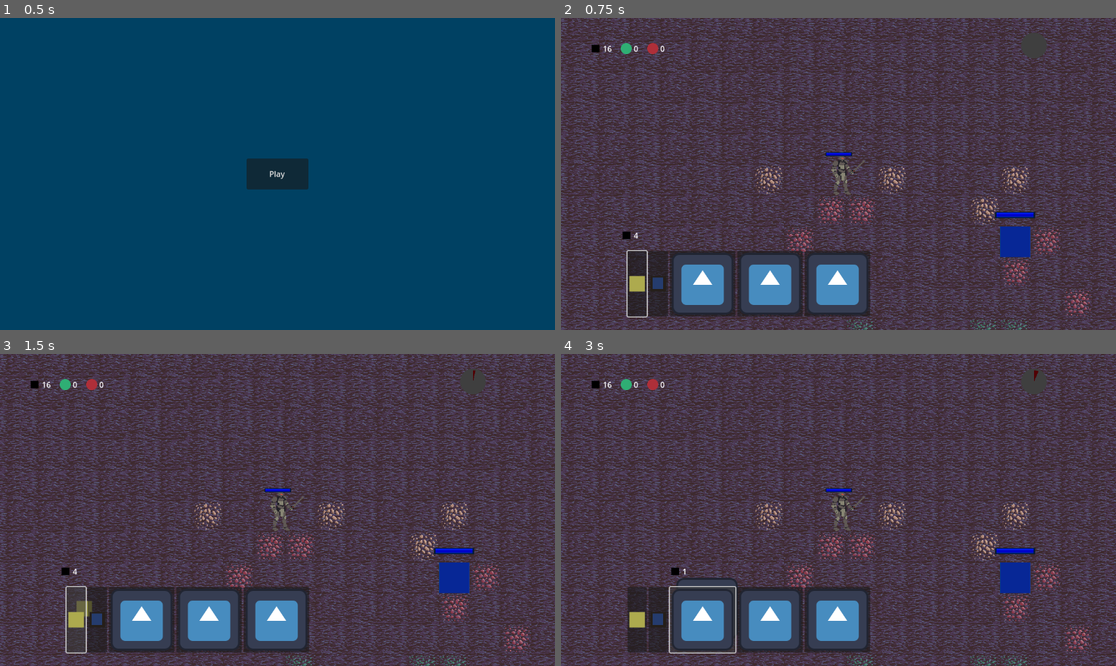
Above: before the commit, frames 1-4 (two rows, left to right).
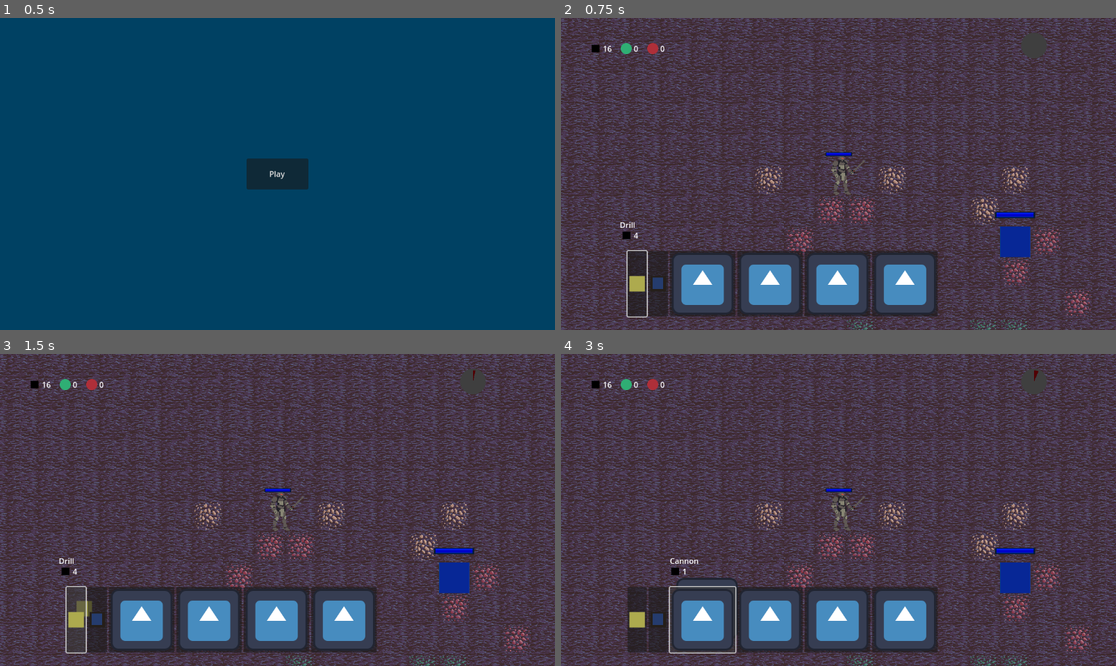
Above: after the commit, the same moments.

Repository: Schmo103/Euclid
Game: Godot game, scene res://menu/menu.tscn
The game is run twice, just before and just after one commit, with the same random seed, the same clock (stepped at 60 frames per second) and the same inputs. The engine's default icon, where the game draws it, is replaced by a stand-in: a white triangle on a blue panel in a dark square.
Inputs (mouse positions are in pixels of both pictures, inside the frame that each line leads up to):
- Up to frame 1 (0.5 s): no input
- Up to frame 2 (0.75 s): click "Play" at 0.5 s
- Up to frame 3 (1.5 s): click (77, 619) at 1.27 s
- Up to frame 4 (3 s): click (638, 619) at 2 s, where only the run after the commit has a clickable "Drill"; click (705, 619) at 2.77 s

Frame 1 is identical in both runs. In frame 2, 1.9% of the frame differs, in the area x 10-68%, y 65-96%; in frame 3, 1.9%; in frame 4, 2.0%, in the area x 19-68%, y 65-96%.

Commit message:
Added shock towers and made so tower menu displays tower name

Diff:
--- a/Euclid/building_system/building_gui/building_gui.tscn
+++ b/Euclid/building_system/building_gui/building_gui.tscn
@@ -23,5 +23,5 @@
 offset_top = 484.0
 offset_right = 147.0
 offset_bottom = 484.0
-columns = 5
+columns = 10
 script = ExtResource("3_1oh66")
--- a/Euclid/building_system/building_gui/tower_display.gd
+++ b/Euclid/building_system/building_gui/tower_display.gd
@@ -13,9 +13,11 @@
 	if tower_stats != null:
 		icon = tower_stats.menu_icon
 		name = tower_stats.name
+		$NameLabel.text = tower_stats.name
 	set_up_price_display()
 	commodity_display_manager.visible = false
 	get_parent().ready.connect(_on_parent_ready)
+	$NameLabel.visible = false
 
 
 #tells building_gui that it was pressed
@@ -32,12 +34,17 @@
 	commodity_display_manager.visible = b
 
 
+func set_name_visible(b : bool) -> void:
+	$NameLabel.visible = b
+
+
 func set_up_price_display() -> void:
 	commodity_display_manager.set_commodities_to_price(tower_stats.price)
 
 
 func update_size_dependant_properties() -> void:
 	commodity_display_manager.position.x = -commodity_display_manager.size.x / 2
+	$NameLabel.position.x = -1 * $NameLabel.size.x / 2
 
 
 func _on_parent_ready() -> void:
@@ -46,7 +53,9 @@
 
 func _on_focus_entered():
 	set_price_visible(true)
+	set_name_visible(true)
 
 
 func _on_focus_exited():
 	set_price_visible(false)
+	set_name_visible(false)
--- a/Euclid/building_system/building_gui/tower_display.tscn
+++ b/Euclid/building_system/building_gui/tower_display.tscn
@@ -15,6 +15,13 @@
 offset_right = 8.0
 offset_bottom = -31.0
 
+[node name="NameLabel" type="Label" parent="."]
+layout_mode = 0
+offset_top = -66.0
+offset_right = 1.0
+offset_bottom = -43.0
+horizontal_alignment = 1
+
 [connection signal="focus_entered" from="." to="." method="_on_focus_entered"]
 [connection signal="focus_exited" from="." to="." method="_on_focus_exited"]
 [connection signal="pressed" from="." to="." method="_on_pressed"]
--- a/Euclid/enemies/enemy.gd
+++ b/Euclid/enemies/enemy.gd
@@ -26,7 +26,7 @@
 	take_damage(dmg)
 
 
-func hit_by_shock(dmg : int) -> void:
+func hit_by_shock(dmg : int, _t : float) -> void:
 	take_damage(dmg)
 
 
--- /dev/null
+++ b/Euclid/enemies/standard/shocked.gd
@@ -0,0 +1,23 @@
+class_name Shocked
+extends State
+
+@export var shock_timer : Timer
+
+var shock_time : float
+var old_state : State
+
+func _ready() -> void:
+	shock_timer.timeout.connect(_on_shock_timer_timeout)
+
+
+func initiate_state() -> void:
+	super()
+	shock_timer.wait_time = shock_time
+	shock_timer.start()
+	print("enemy shocked")
+
+
+func _on_shock_timer_timeout() -> void:
+	print("exiting shock")
+	print("entering state: " + str(old_state))
+	enemy.state_machine.transition_to(old_state)
--- a/Euclid/enemies/standard/standard_enemy.gd
+++ b/Euclid/enemies/standard/standard_enemy.gd
@@ -5,6 +5,8 @@
 @export var nav_agent : NavigationAgent2D
 @export var state_machine : StateMachine
 @export var target_detector : Area2D
+
+@export var shocked : Shocked
 
 var on_route : bool
 
@@ -23,6 +25,13 @@
 #the enemies standard attack function
 func attack_target(target : Node) -> void:
 	target.take_damage(damage_dealt)
+
+
+func hit_by_shock(dmg : int, t : float) -> void:
+	super(dmg, t)
+	shocked.shock_time = t
+	shocked.old_state = state_machine.state
+	state_machine.transition_to(shocked)
 
 
 #adjusts z_index so for semi isometric view
--- a/Euclid/enemies/standard/standard_enemy.tscn
+++ b/Euclid/enemies/standard/standard_enemy.tscn
@@ -7,6 +7,7 @@
 [ext_resource type="Script" path="res://enemies/standard/traveling.gd" id="5_p03hv"]
 [ext_resource type="Script" path="res://enemies/standard/fighting.gd" id="6_u6d1y"]
 [ext_resource type="Script" path="res://enemies/standard/attacking.gd" id="7_tu2eq"]
+[ext_resource type="Script" path="res://enemies/standard/shocked.gd" id="8_42cdp"]
 
 [sub_resource type="CapsuleShape2D" id="CapsuleShape2D_3xlfo"]
 radius = 20.0
@@ -15,7 +16,7 @@
 [sub_resource type="CircleShape2D" id="CircleShape2D_lgs81"]
 radius = 76.0066
 
-[node name="StandardEnemy" type="RigidBody2D" node_paths=PackedStringArray("health_display", "nav_agent", "state_machine", "target_detector")]
+[node name="StandardEnemy" type="RigidBody2D" node_paths=PackedStringArray("health_display", "nav_agent", "state_machine", "target_detector", "shocked")]
 collision_layer = 21
 custom_integrator = true
 max_contacts_reported = 1
@@ -26,6 +27,7 @@
 nav_agent = NodePath("NavigationAgent2D")
 state_machine = NodePath("StateMachine")
 target_detector = NodePath("TargetDetector")
+shocked = NodePath("StateMachine/Shocked")
 speed = 7000
 
 [node name="Sprite2D" type="Sprite2D" parent="."]
@@ -83,4 +85,12 @@
 [node name="AttackingTimer" type="Timer" parent="StateMachine/Attacking"]
 one_shot = true
 
+[node name="Shocked" type="Node" parent="StateMachine" node_paths=PackedStringArray("shock_timer", "enemy")]
+script = ExtResource("8_42cdp")
+shock_timer = NodePath("ShockTimer")
+enemy = NodePath("../..")
+
+[node name="ShockTimer" type="Timer" parent="StateMachine/Shocked"]
+one_shot = true
+
 [connection signal="velocity_computed" from="NavigationAgent2D" to="." method="_on_navigation_agent_2d_velocity_computed"]
--- a/Euclid/game_state/game_state.tscn
+++ b/Euclid/game_state/game_state.tscn
@@ -9,8 +9,9 @@
 [ext_resource type="Resource" uid="uid://duk56pcippyn3" path="res://resources/tower_resources/missile_tower_stats.tres" id="5_qjv3k"]
 [ext_resource type="Resource" uid="uid://bf6tpnmarf5d2" path="res://resources/tower_resources/laser_tower_stats.tres" id="6_spmq6"]
 [ext_resource type="Resource" uid="uid://c40p81d2owwc7" path="res://resources/tower_resources/door_stats.tres" id="9_72vc0"]
+[ext_resource type="Resource" uid="uid://dfw0dqebqjti0" path="res://resources/tower_resources/shock_tower_stats.tres" id="10_shsih"]
 
 [node name="GameState" type="Node"]
 script = ExtResource("1_nxrfd")
 commoditys = Array[Resource("res://resource_scripts/commodity.gd")]([ExtResource("3_etdxv"), ExtResource("4_prr8y"), ExtResource("5_4oq3c")])
-towers = Array[Resource("res://resource_scripts/tower_stats.gd")]([ExtResource("3_32cx0"), ExtResource("4_xp82c"), ExtResource("5_qjv3k"), ExtResource("6_spmq6"), ExtResource("9_72vc0")])
+towers = Array[Resource("res://resource_scripts/tower_stats.gd")]([ExtResource("3_32cx0"), ExtResource("4_xp82c"), ExtResource("5_qjv3k"), ExtResource("6_spmq6"), ExtResource("9_72vc0"), ExtResource("10_shsih")])
--- a/Euclid/resources/tower_resources/door_stats.tres
+++ b/Euclid/resources/tower_resources/door_stats.tres
@@ -6,7 +6,7 @@
 
 [resource]
 script = ExtResource("3_b3r0p")
-name = "door"
+name = "Gate"
 menu_icon = ExtResource("1_leko0")
 build_icon = ExtResource("1_leko0")
 price = {
--- a/Euclid/resources/tower_resources/farm_tower_stats.tres
+++ b/Euclid/resources/tower_resources/farm_tower_stats.tres
@@ -6,7 +6,7 @@
 
 [resource]
 script = ExtResource("3_6h2jl")
-name = "farm"
+name = "Drill"
 menu_icon = ExtResource("1_lo5ek")
 build_icon = ExtResource("1_lo5ek")
 price = {
--- a/Euclid/resources/tower_resources/laser_tower_stats.tres
+++ b/Euclid/resources/tower_resources/laser_tower_stats.tres
@@ -6,7 +6,7 @@
 
 [resource]
 script = ExtResource("2_7k287")
-name = "Laser Tower"
+name = "Laser Cannon"
 menu_icon = ExtResource("1_xcf85")
 build_icon = ExtResource("1_xcf85")
 price = {
--- a/Euclid/resources/tower_resources/missile_tower_stats.tres
+++ b/Euclid/resources/tower_resources/missile_tower_stats.tres
@@ -6,7 +6,7 @@
 
 [resource]
 script = ExtResource("2_yefi0")
-name = "Missile Tower"
+name = "Cannon"
 menu_icon = ExtResource("1_jcrat")
 build_icon = ExtResource("1_jcrat")
 price = {
--- /dev/null
+++ b/Euclid/resources/tower_resources/shock_tower_stats.tres
@@ -0,0 +1,22 @@
+[gd_resource type="Resource" script_class="TowerStats" load_steps=4 format=3 uid="uid://dfw0dqebqjti0"]
+
+[ext_resource type="Texture2D" uid="uid://tsoxc08vbmom" path="res://art/icon.svg" id="1_omlrd"]
+[ext_resource type="PackedScene" uid="uid://cltre62dvxnsk" path="res://towers/shock_tower/shock_tower.tscn" id="2_gnpil"]
+[ext_resource type="Script" path="res://resource_scripts/tower_stats.gd" id="3_um1do"]
+
+[resource]
+script = ExtResource("3_um1do")
+name = "Shock Tower"
+menu_icon = ExtResource("1_omlrd")
+build_icon = ExtResource("1_omlrd")
+price = {
+"iron": 1
+}
+type = 0
+scene = ExtResource("2_gnpil")
+source_id = -1
+alternative_tile_id = -1
+auto_exit_build_mode = true
+can_replace_walls = false
+use_custom_can_build = false
+use_custom_build = false
--- a/Euclid/towers/base_tower/base_tower.tscn
+++ b/Euclid/towers/base_tower/base_tower.tscn
@@ -1,18 +1,16 @@
-[gd_scene load_steps=6 format=3 uid="uid://buehegmukws0f"]
+[gd_scene load_steps=5 format=3 uid="uid://buehegmukws0f"]
 
 [ext_resource type="Script" path="res://towers/base_tower/base_tower.gd" id="1_ufadr"]
 [ext_resource type="Texture2D" uid="uid://cm6vuj2ilkpwa" path="res://art/filler_art_spritesheet.png" id="2_d11jf"]
 [ext_resource type="PackedScene" uid="uid://o4hvytrvebhl" path="res://player/health_display.tscn" id="3_bxk4b"]
-[ext_resource type="PackedScene" uid="uid://l51do8sx5uap" path="res://towers/tower_menu.tscn" id="4_6jqcd"]
 
 [sub_resource type="RectangleShape2D" id="RectangleShape2D_wyx6t"]
 size = Vector2(32, 22)
 
-[node name="BaseTower" type="StaticBody2D" node_paths=PackedStringArray("health_display", "tower_menu") groups=["base"]]
+[node name="BaseTower" type="StaticBody2D" node_paths=PackedStringArray("health_display") groups=["base"]]
 collision_layer = 3
 script = ExtResource("1_ufadr")
 health_display = NodePath("HealthDisplay")
-tower_menu = NodePath("TowerMenu")
 
 [node name="CollisionShape2D" type="CollisionShape2D" parent="."]
 position = Vector2(0, 5)
@@ -33,5 +31,3 @@
 
 [node name="Camera2D" type="Camera2D" parent="."]
 enabled = false
-
-[node name="TowerMenu" parent="." instance=ExtResource("4_6jqcd")]
--- a/Euclid/towers/laser_tower/laser_tower.gd
+++ b/Euclid/towers/laser_tower/laser_tower.gd
@@ -6,9 +6,9 @@
 @export var laser_line : Line2D
 @export var laser_ray_cast : RayCast2D
 
-@export var damage : int = 20
+@export var damage : int = 30
 
-@export var load_duration : float = 2.5
+@export var load_duration : float = 2
 var loaded : bool = false
 
 @export var fire_duration : float = 0.5
@@ -45,7 +45,6 @@
 	firing = true
 	target.hit_by_laser(damage)
 	$FireTimer.start()
-	$LoadTimer.start()
 	update_laser_ray_cast()
 	laser_ray_cast.force_raycast_update()
 
@@ -96,3 +95,4 @@
 
 func _on_fire_timer_timeout():
 	quit_firing()
+	$LoadTimer.start()
--- /dev/null
+++ b/Euclid/towers/shock_tower/shock_tower.gd
@@ -0,0 +1,52 @@
+class_name ShockTower
+extends Tower
+
+@export var enemy_detector : Area2D
+
+@export var load_time : float = 4
+@export var fire_time : float = 3
+
+var loaded : bool = false
+var firing : bool = false
+
+@export var damage : int = 5
+
+func _ready() -> void:
+	super()
+	$LoadTimer.wait_time = load_time
+	$FireTimer.wait_time = fire_time
+	$LoadTimer.start()
+
+
+func _process(_delta) -> void:
+	if can_fire() and has_target():
+		fire()
+
+
+func can_fire() -> bool:
+	return loaded and not firing
+
+
+func has_target() -> bool:
+	for b in enemy_detector.get_overlapping_bodies():
+		if b.is_in_group("enemy"):
+			return true
+	return false
+
+
+func fire() -> void:
+	loaded = false
+	firing = true
+	for b in enemy_detector.get_overlapping_bodies():
+		if b.is_in_group("enemy"):
+			b.hit_by_shock(damage, fire_time)
+	$FireTimer.start()
+
+
+func _on_load_timer_timeout():
+	loaded = true
+
+
+func _on_fire_timer_timeout():
+	firing = false
+	$LoadTimer.start()
--- /dev/null
+++ b/Euclid/towers/shock_tower/shock_tower.tscn
@@ -0,0 +1,53 @@
+[gd_scene load_steps=7 format=3 uid="uid://cltre62dvxnsk"]
+
+[ext_resource type="Texture2D" uid="uid://tsoxc08vbmom" path="res://art/icon.svg" id="1_18sl2"]
+[ext_resource type="Script" path="res://towers/shock_tower/shock_tower.gd" id="1_qkfbt"]
+[ext_resource type="PackedScene" uid="uid://o4hvytrvebhl" path="res://player/health_display.tscn" id="3_0qs1b"]
+[ext_resource type="PackedScene" uid="uid://l51do8sx5uap" path="res://towers/tower_menu.tscn" id="4_6d12f"]
+
+[sub_resource type="RectangleShape2D" id="RectangleShape2D_y48i7"]
+size = Vector2(32, 22)
+
+[sub_resource type="CircleShape2D" id="CircleShape2D_ou35e"]
+radius = 125.0
+
+[node name="ShockTower" type="StaticBody2D" node_paths=PackedStringArray("enemy_detector", "health_display", "tower_menu")]
+collision_layer = 3
+script = ExtResource("1_qkfbt")
+enemy_detector = NodePath("EnemyDetector")
+health_display = NodePath("HealthDisplay")
+tower_menu = NodePath("TowerMenu")
+
+[node name="Sprite2D" type="Sprite2D" parent="."]
+modulate = Color(0, 0.427451, 0.8, 1)
+scale = Vector2(0.25, 0.25)
+texture = ExtResource("1_18sl2")
+
+[node name="CollisionShape2D" type="CollisionShape2D" parent="."]
+position = Vector2(0, 5)
+shape = SubResource("RectangleShape2D_y48i7")
+
+[node name="TowerMenu" parent="." instance=ExtResource("4_6d12f")]
+
+[node name="HealthDisplay" parent="." instance=ExtResource("3_0qs1b")]
+offset_left = -13.0
+offset_top = -29.0
+offset_right = 125.0
+offset_bottom = 13.0
+scale = Vector2(0.19, 0.095)
+
+[node name="EnemyDetector" type="Area2D" parent="."]
+collision_layer = 0
+collision_mask = 4
+
+[node name="CollisionShape2D" type="CollisionShape2D" parent="EnemyDetector"]
+shape = SubResource("CircleShape2D_ou35e")
+
+[node name="LoadTimer" type="Timer" parent="."]
+one_shot = true
+
+[node name="FireTimer" type="Timer" parent="."]
+one_shot = true
+
+[connection signal="timeout" from="LoadTimer" to="." method="_on_load_timer_timeout"]
+[connection signal="timeout" from="FireTimer" to="." method="_on_fire_timer_timeout"]
--- a/Euclid/towers/tower.gd
+++ b/Euclid/towers/tower.gd
@@ -42,9 +42,9 @@
 
 	if tower_menu != null:
 		tower_menu.sell_clicked.connect(_on_sell_clicked)
-#		tower_menu.position =
 	else:
-		push_error("Tower: " + str(self) + " at pos: " + str(tile_pos) + "has no menu assigned")
+#		push_error("Tower: " + str(self) + " at pos: " + str(tile_pos) + "has no menu assigned")
+		pass
 
 
 func _exit_tree():
--- a/Euclid/world/enemy_spawn_manager.gd
+++ b/Euclid/world/enemy_spawn_manager.gd
@@ -58,6 +58,7 @@
 			wave[e] += 1
 		else:
 			wave[e] = 1
+#	wave = {standard_enemy_scene: 1}
 
 
 func spawn_enemy_from_wave_nodes() -> void:
@@ -71,6 +72,7 @@
 	#choose randomly from all spawn point children
 	var i = randi_range(0, spawn_points.size() - 1)
 	return spawn_points[i].position
+#	return $SpawnPoint.position
 
 
 func increment_wave_difficulty() -> void:
Not shown: 1 places in Euclid/enemies/standard/standard_enemy.tscn that only renumber resources
Not shown: 1 places in Euclid/game_state/game_state.tscn that only renumber resources
